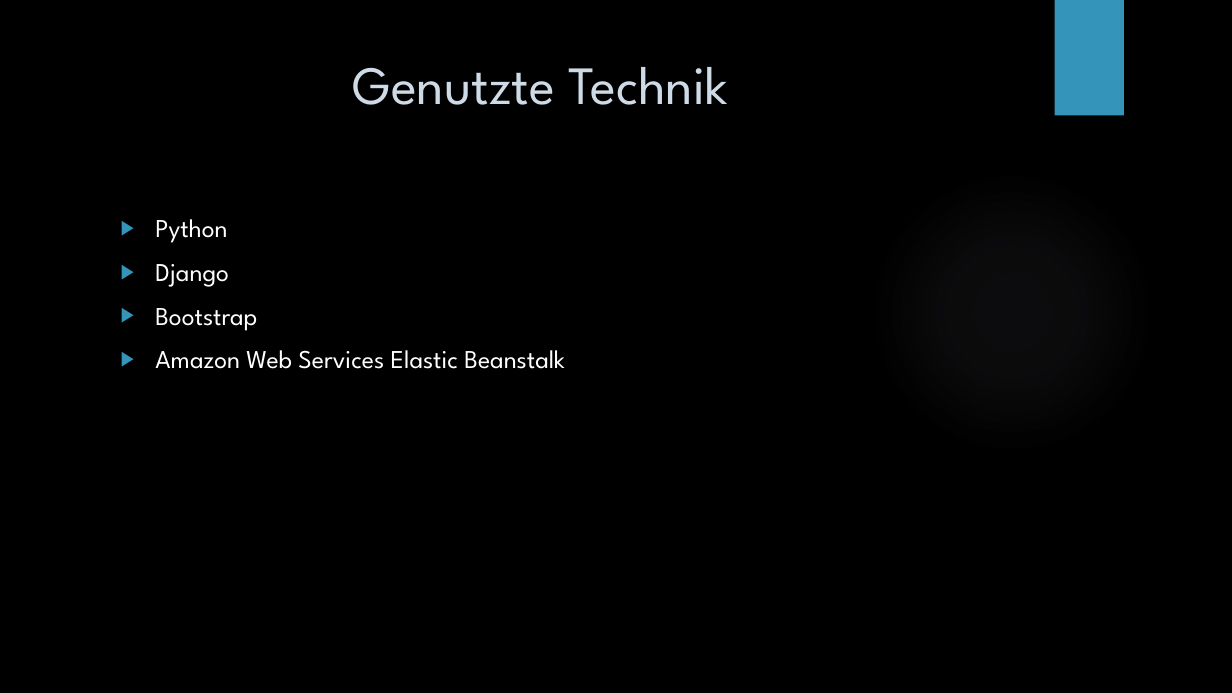
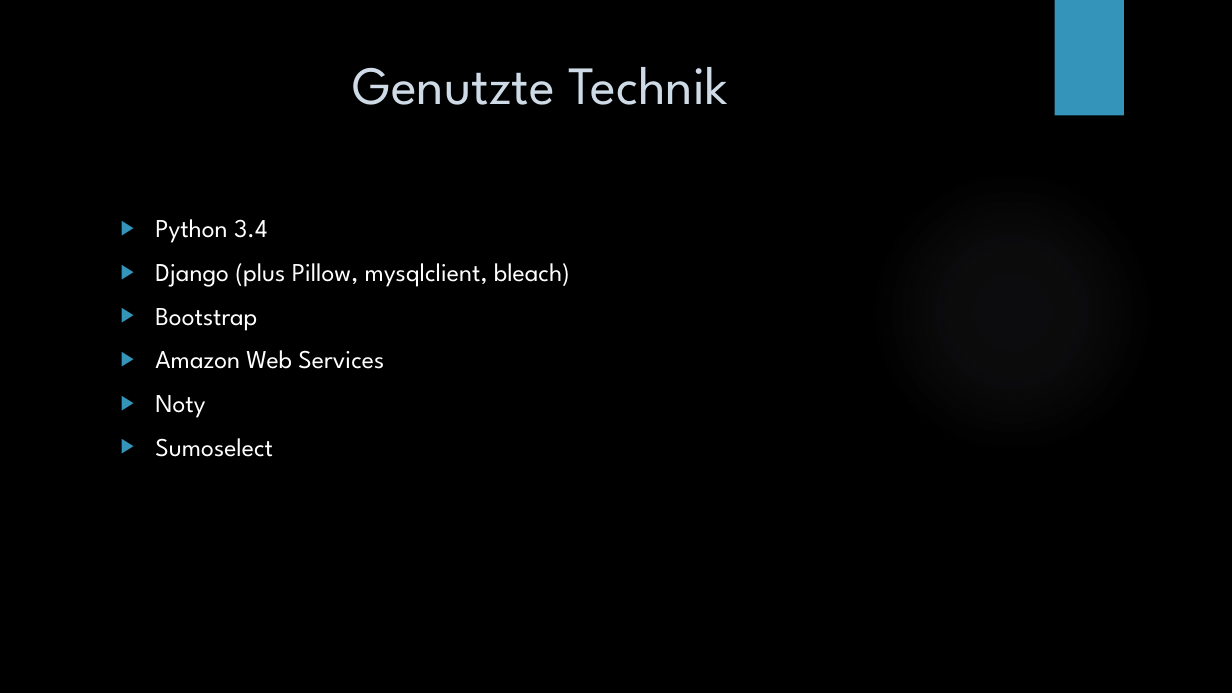
Before and after one commit to jmennen/group5, a slide deck: slide 6 of Präsentation.pptx (slide 5 before the commit). Drawn at 1232x693 pixels with LibreOffice and Linux fonts; fonts in the diff are those of the drawing; background and template pictures are left out. Boxes give left, top, right and bottom in pixels: in the first picture for what was removed or moved away, otherwise in the second. Text is boxed around its words. In the diff, an @@ line names an element or a change of style, - is before the commit and + after.

```diff
--- a/Präsentation.pptx
+++ b/Präsentation.pptx
@@ text at [155, 219, 570, 287]: text changed @@
-▶ Python
-▶ Django
+▶ Python 3.4
+▶ Django (plus Pillow, mysqlclient, bleach)
@@ text at [155, 350, 384, 457]: text changed @@
-▶ Amazon Web Services Elastic Beanstalk
+▶ Amazon Web Services
+▶ Noty
+▶ Sumoselect
```
Also in this commit, not shown: 2 other slides changed, 2 slides added, 1 slide removed.
